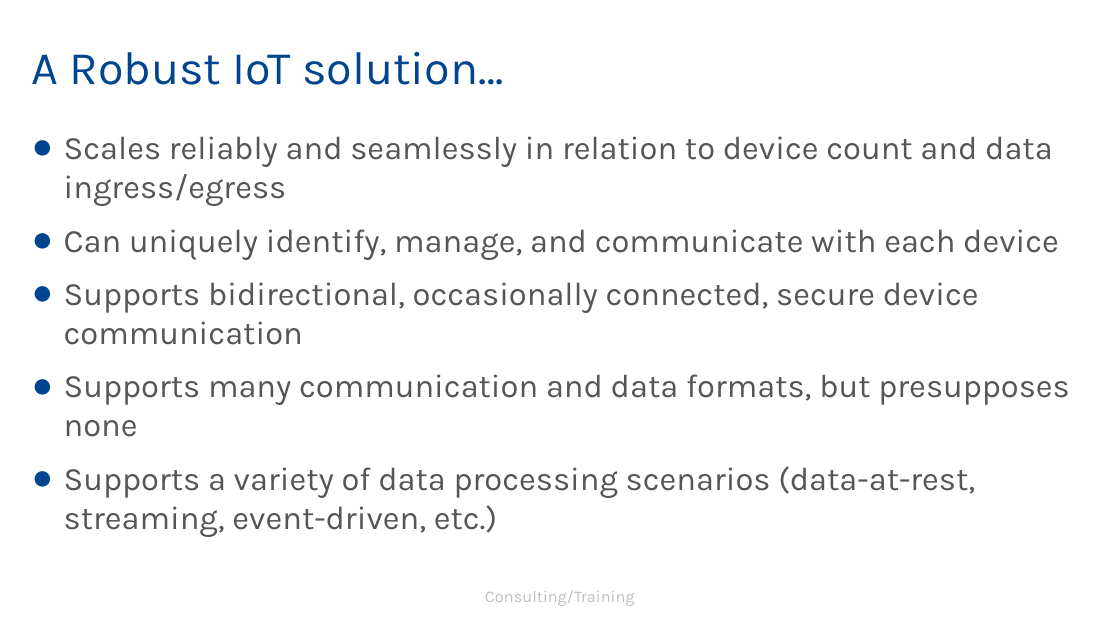
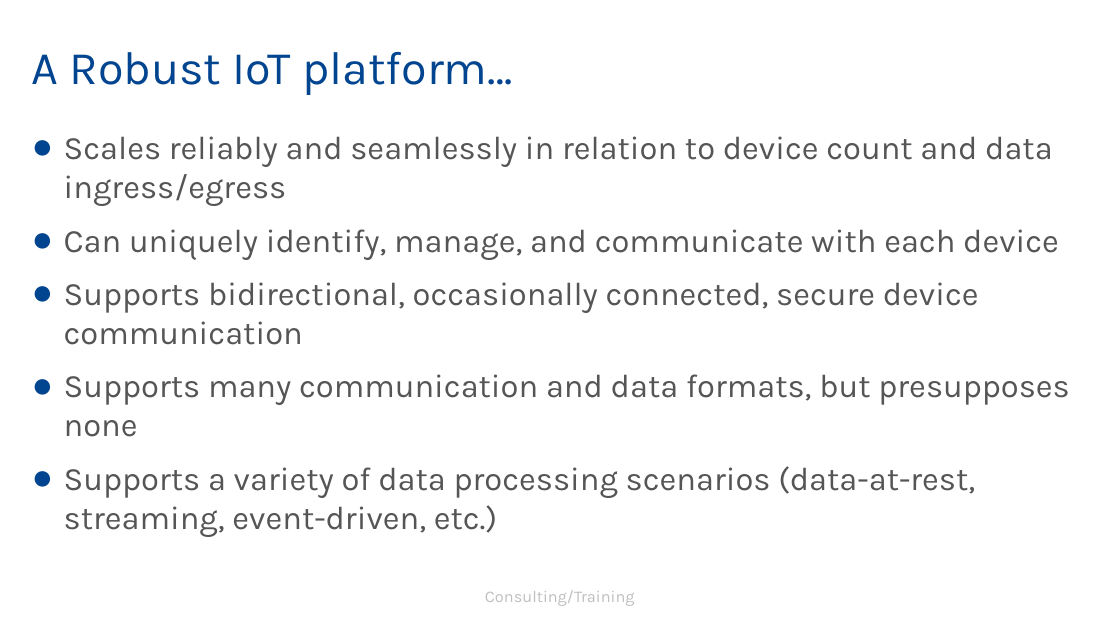
Before and after one commit to arrebagrove/iot-webinar, a slide deck: slide 4 of introduction to azure iot.pptx. Drawn at 1120x630 pixels with LibreOffice and Linux fonts; fonts in the diff are those of the drawing; background and template pictures are left out. Boxes give left, top, right and bottom in pixels: in the first picture for what was removed or moved away, otherwise in the second. Text is boxed around its words. In the diff, an @@ line names an element or a change of style, - is before the commit and + after.

```diff
--- a/introduction to azure iot.pptx
+++ b/introduction to azure iot.pptx
@@ title at (32,52,513,95): text changed @@
-A Robust IoT solution…
+A Robust IoT platform…
```
Also in this commit, not shown: 3 other slides changed.
